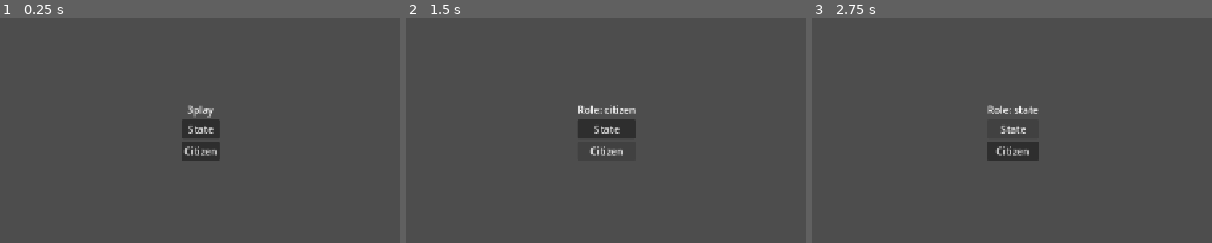
Above: before the commit, frames 1-3 (left to right).
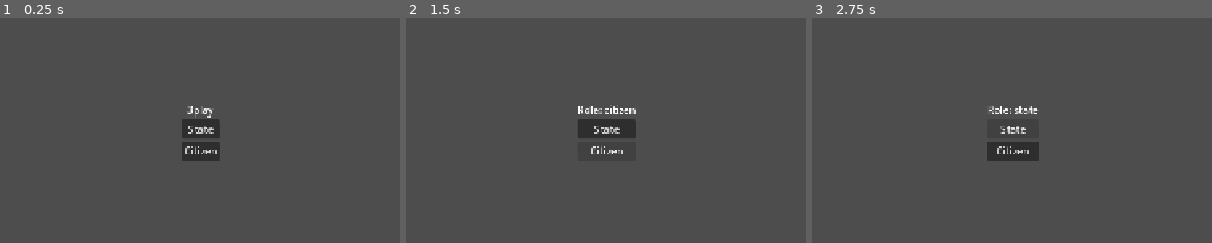
Above: after the commit, the same moments.

Repository: memoksin/3play
Game: Godot game, scene res://scenes/main.tscn
The game is run twice, just before and just after one commit, with the same random seed, the same clock (stepped at 60 frames per second) and the same inputs.
Inputs:
- Up to frame 1 (0.25 s): no input
- Up to frame 2 (1.5 s): click "State" at 0.5 s; click "Citizen" at 1.25 s
- Up to frame 3 (2.75 s): click "State" at 2 s
The pictures show only the part of the screen within x 25-75%, y 25-75%; the shares and areas given below are measured in that part.

The runs differ from the first frame. In frame 1, 0.3% of the frame differs, in the area x 45-55%, y 38-62%; in frame 2, 0.4%; in frame 3, 0.4%, in the area x 43-57%, y 38-62%.

Commit message:
docs: lock jam decisions, team split, submission rules; Windows + macOS presets

Diff:
--- a/project.godot
+++ b/project.godot
@@ -14,5 +14,8 @@
 
 [rendering]
 
+textures/canvas_textures/default_texture_filter=0
+textures/vram_compression/import_etc2_astc=true
+
 renderer/rendering_method="gl_compatibility"
 renderer/rendering_method.mobile="gl_compatibility"
Not shown, changed: export_presets.cfg
Not shown, added: scenes/main.gd.uid
Not shown, changed: docs/design.md
